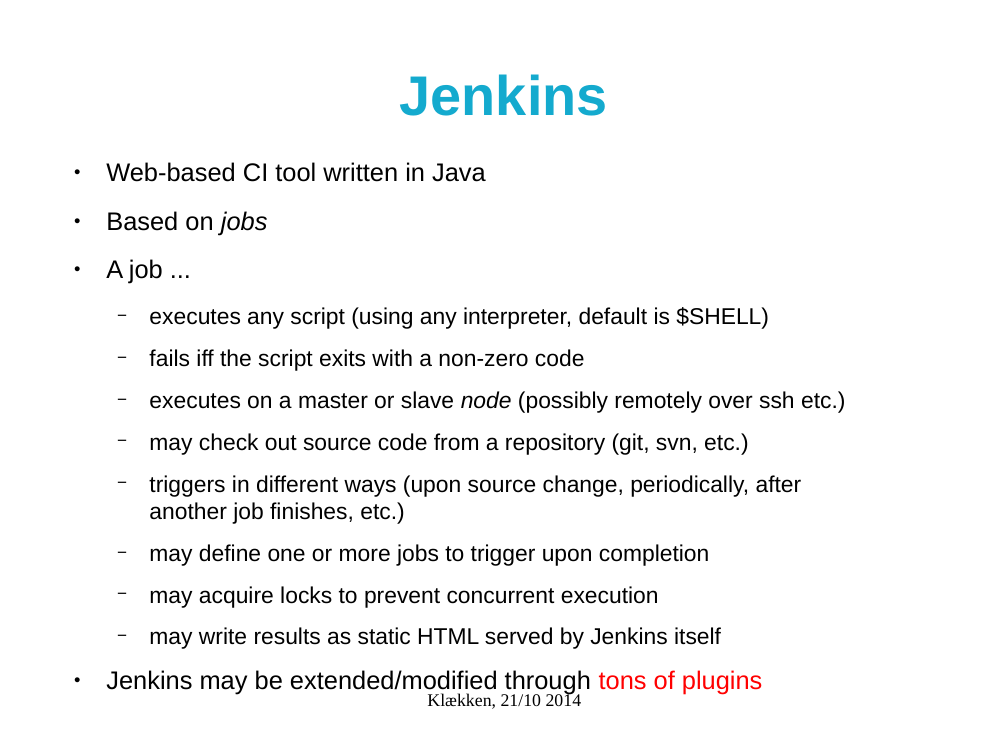
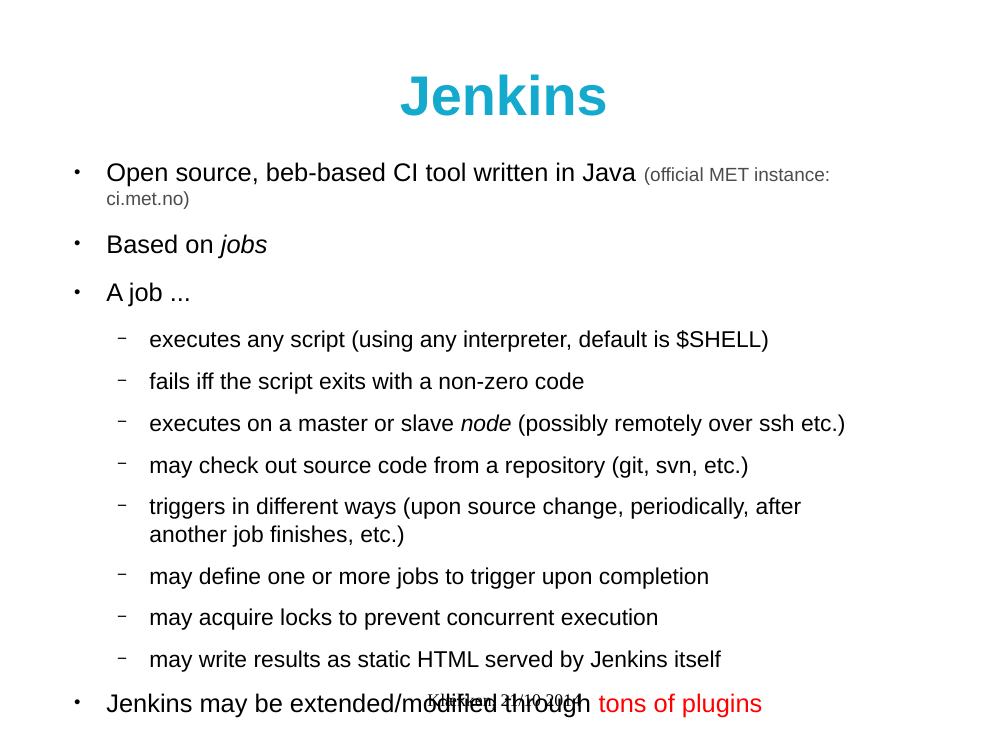
Before and after one commit to metno/mgp, a slide deck: slide 6 of klekken_2014/sw-testing/sw-testing.odp. Drawn at 1008x756 pixels with LibreOffice and Linux fonts; fonts in the diff are those of the drawing; background and template pictures are left out. Boxes give left, top, right and bottom in pixels: in the first picture for what was removed or moved away, otherwise in the second. Text is boxed around its words. In the diff, an @@ line names an element or a change of style, - is before the commit and + after.

Commit message:
Updates

```diff
--- a/klekken_2014/sw-testing/sw-testing.odp
+++ b/klekken_2014/sw-testing/sw-testing.odp
@@ text at [106,162,830,209]: text changed @@
-● Web-based CI tool written in Java
+● Open source, beb-based CI tool written in Java (official MET instance: ci.met.no)
```
